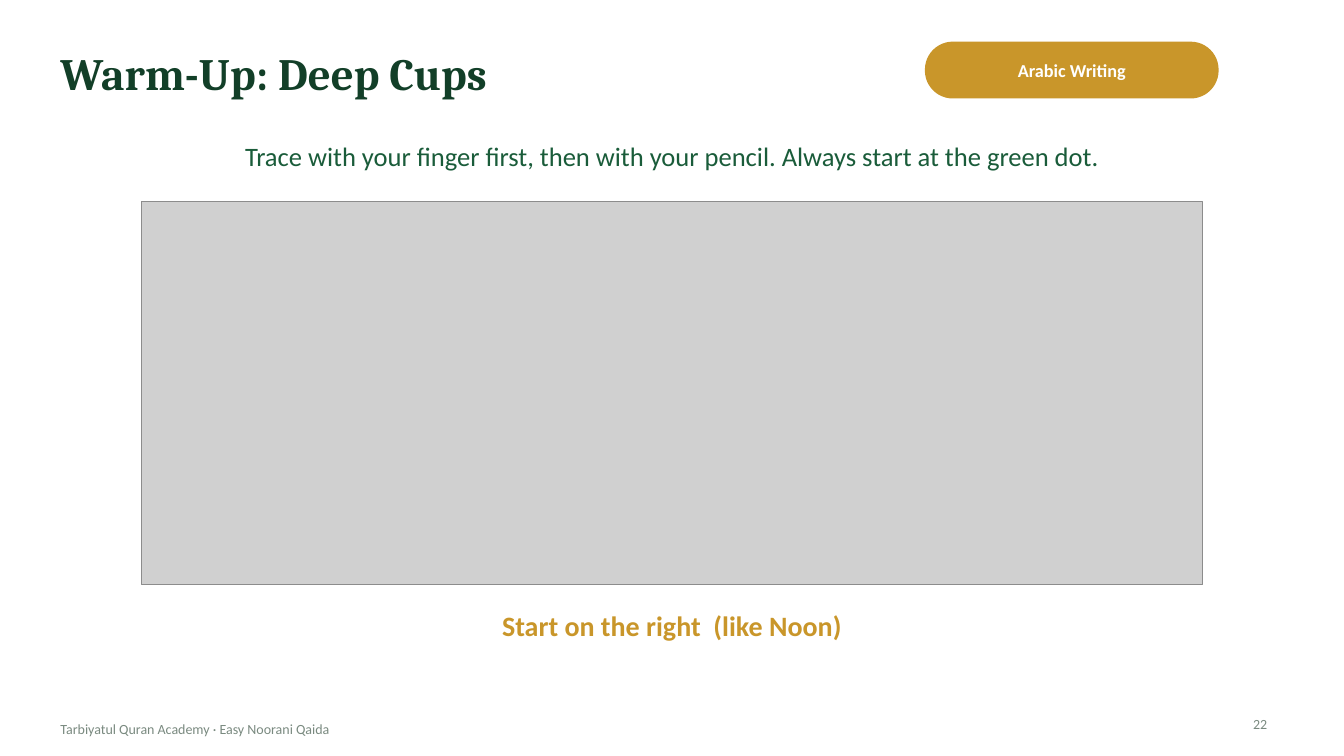
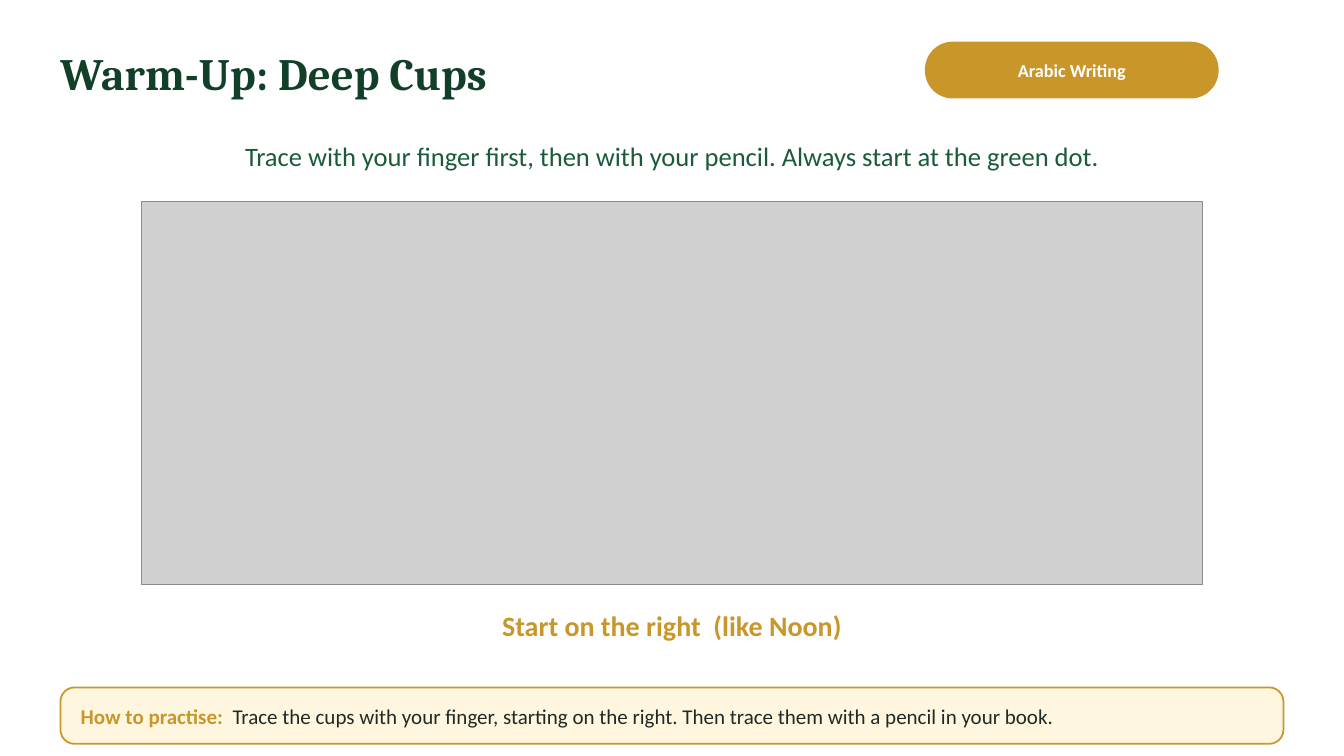
Before and after one commit to ibnhosain/TQA-Management-System, a slide deck: slide 22 of backend/core/deck_seed/easy-noorani-qaida-lecture-02-student.pptx. Drawn at 1344x756 pixels with LibreOffice and Linux fonts; fonts in the diff are those of the drawing; grey boxes stand for pictures; background and template pictures are left out. Boxes give left, top, right and bottom in pixels: in the first picture for what was removed or moved away, otherwise in the second. Text is boxed around its words. In the diff, an @@ line names an element or a change of style, - is before the commit and + after.

```diff
--- a/backend/core/deck_seed/easy-noorani-qaida-lecture-02-student.pptx
+++ b/backend/core/deck_seed/easy-noorani-qaida-lecture-02-student.pptx
@@ rounded rectangle added at (x1=60, y1=688, x2=1284, y2=744), fill #FFF6E0, outline #C9962A 1.25 pt @@
@@ text added at (x1=81, y1=709, x2=1053, y2=728), 15 pt, text #1F2A24 @@
+How to practise: Trace the cups with your finger, starting on the right. Then trace them with a pencil in your book.
@@ text removed at (x1=60, y1=724, x2=329, y2=736) @@
-Tarbiyatul Quran Academy · Easy Noorani Qaida
@@ page number removed at (x1=1253, y1=720, x2=1267, y2=729) @@
-22
```
Also in this commit, not shown: 23 other slides changed, 2 other files.
